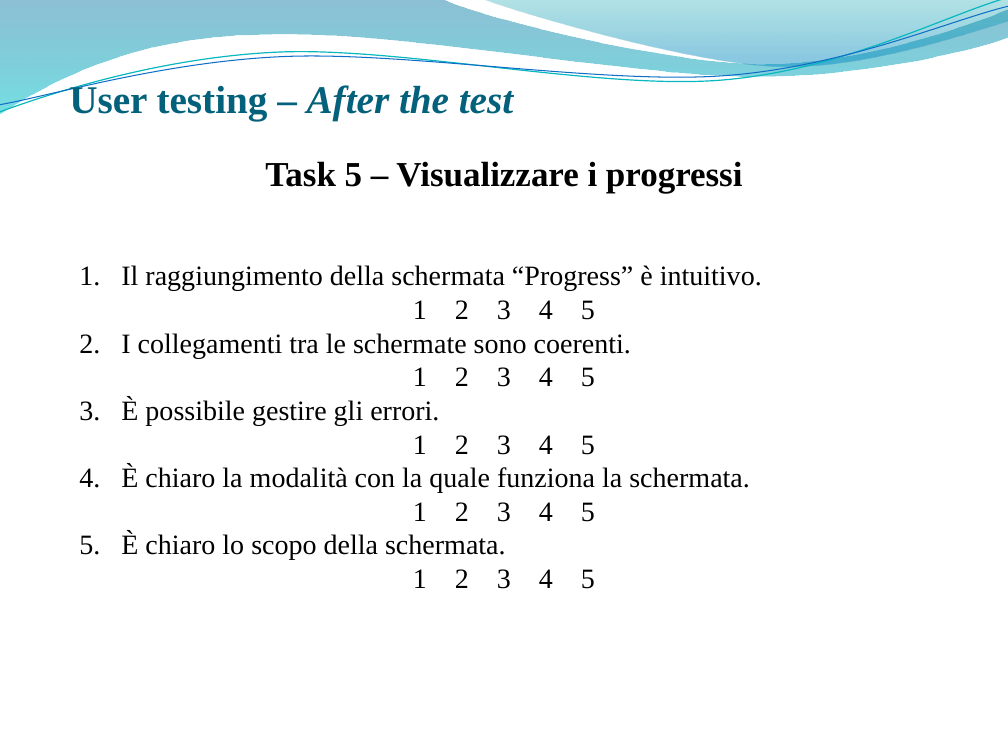
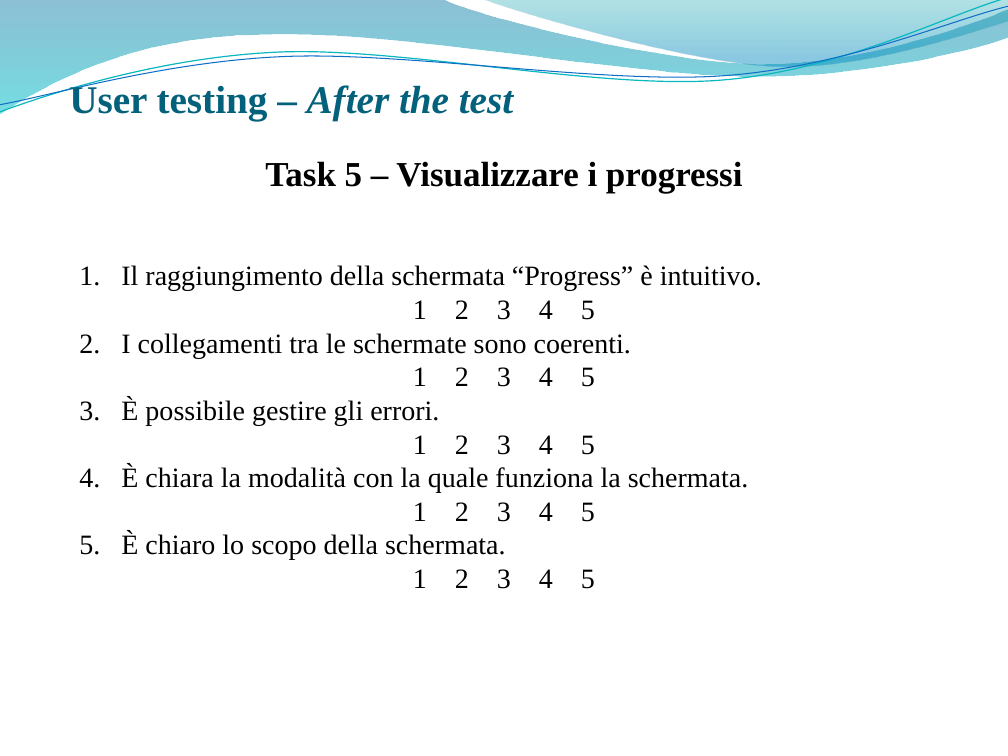
Before and after one commit to giusmastro91/Cognitive-systems, a slide deck: slide 37 of Prova_6/Leone_Mastrosimone_PresentazioneProgetto.pptx. Drawn at 1008x756 pixels with LibreOffice and Linux fonts; fonts in the diff are those of the drawing; background and template pictures are left out. Boxes give left, top, right and bottom in pixels: in the first picture for what was removed or moved away, otherwise in the second. Text is boxed around its words. In the diff, an @@ line names an element or a change of style, - is before the commit and + after.

Commit message:
modifica

```diff
--- a/Prova_6/Leone_Mastrosimone_PresentazioneProgetto.pptx
+++ b/Prova_6/Leone_Mastrosimone_PresentazioneProgetto.pptx
@@ text at bbox=[79, 466, 749, 493]: text changed @@
-4. È chiaro la modalità con la quale funziona la schermata.
+4. È chiara la modalità con la quale funziona la schermata.
```
